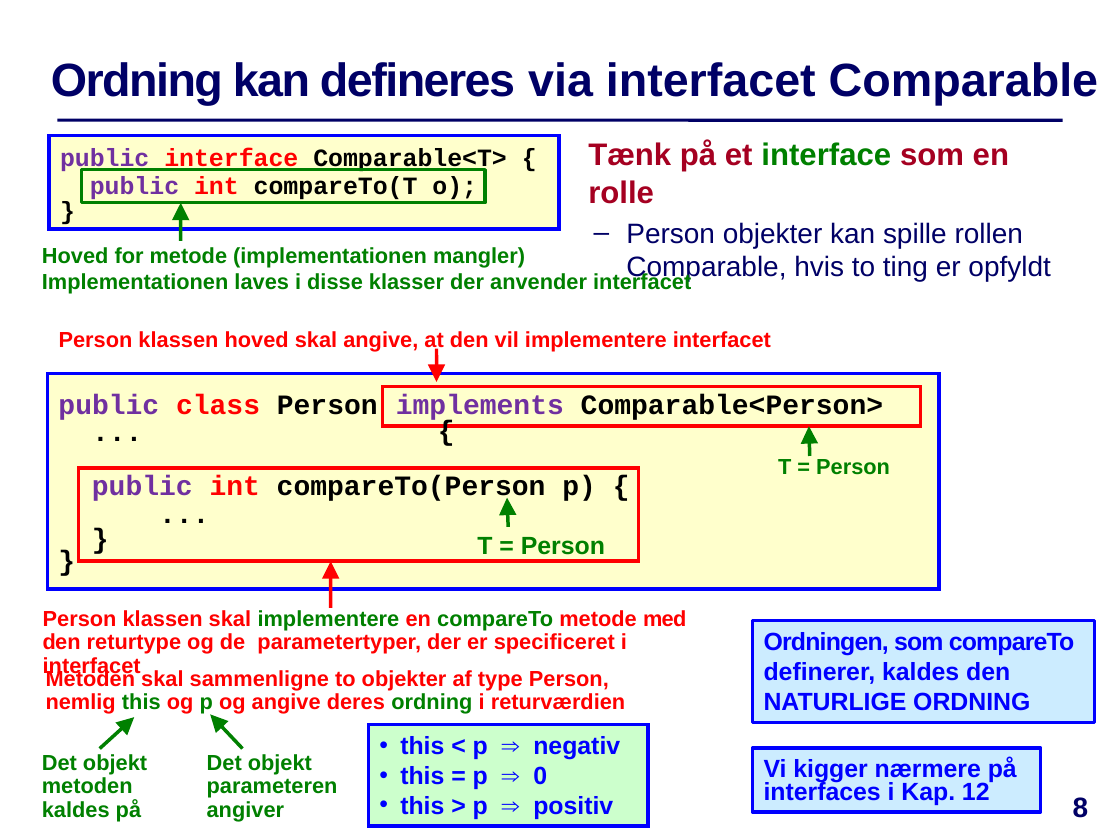
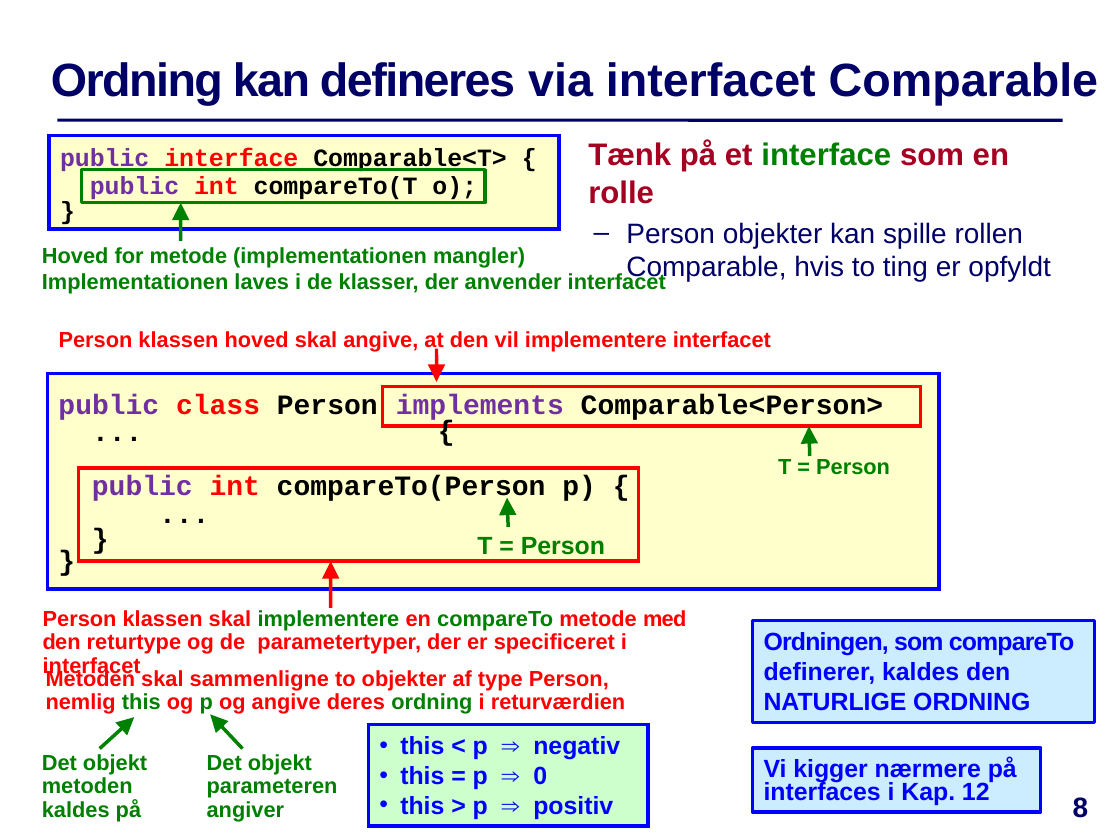
Before and after one commit to IntProgAU/Materiale, a slide deck: slide 8 of web/e24/uge_5a/Slides-Uge5-Mandag.pptx. Drawn at 1120x840 pixels with LibreOffice and Linux fonts; fonts in the diff are those of the drawing. Boxes give left, top, right and bottom in pixels: in the first picture for what was removed or moved away, otherwise in the second. Text is boxed around its words. In the diff, an @@ line names an element or a change of style, - is before the commit and + after.

```diff
--- a/web/e24/uge_5a/Slides-Uge5-Mandag.pptx
+++ b/web/e24/uge_5a/Slides-Uge5-Mandag.pptx
@@ text at (x1=42, y1=272, x2=666, y2=294): text changed @@
-Implementationen laves i disse klasser der anvender interfacet
+Implementationen laves i de klasser, der anvender interfacet
```
Also in this commit, not shown: 4 other slides changed, 1 other file.
